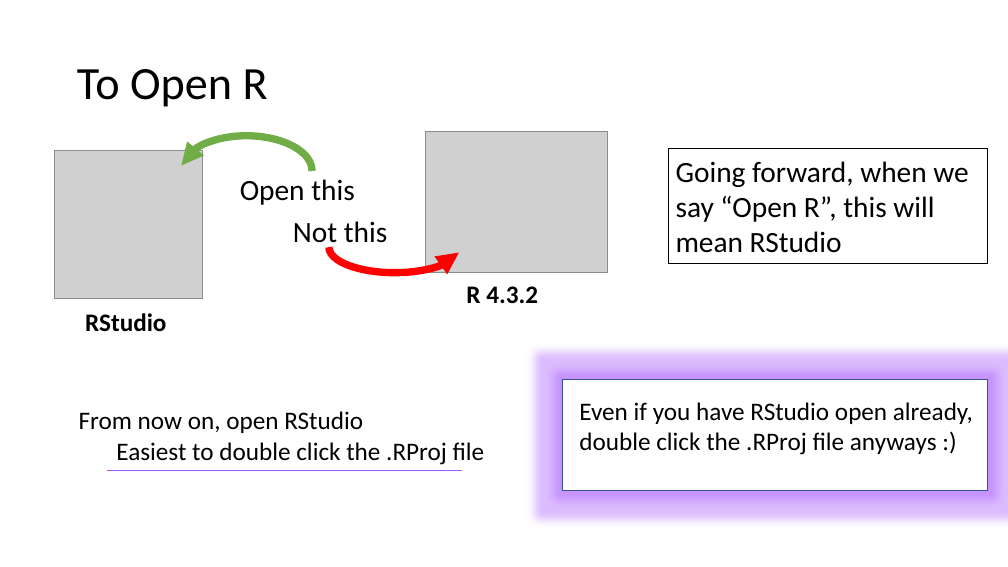
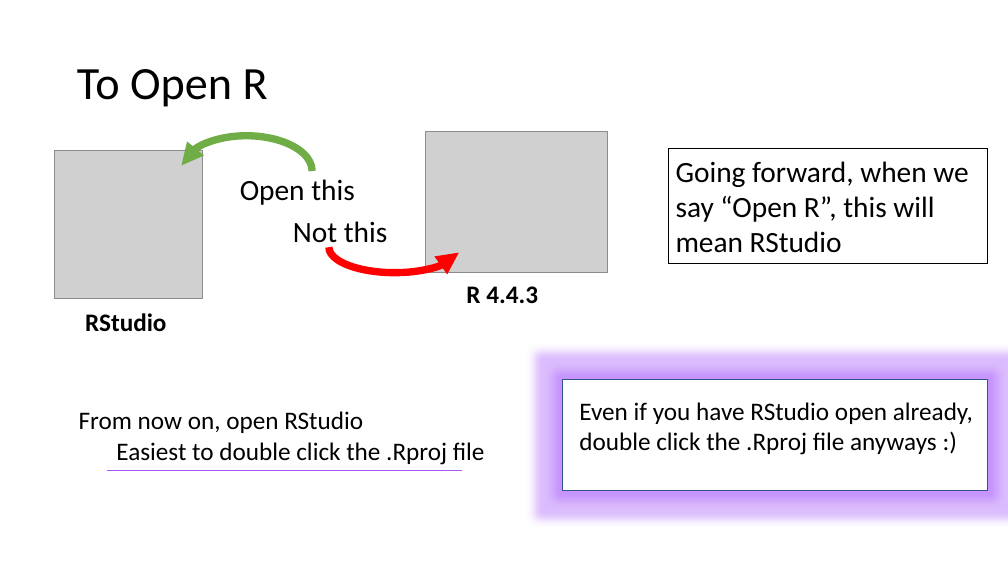
Before and after one commit to ADFG-DSF/ADFG_R_Intro_Workshop_2025, a slide deck: slide 3 of presentations/2 - About R and RStudio.pptx. Drawn at 1008x567 pixels with LibreOffice and Linux fonts; fonts in the diff are those of the drawing; grey boxes stand for pictures. Boxes give left, top, right and bottom in pixels: in the first picture for what was removed or moved away, otherwise in the second. Text is boxed around its words. In the diff, an @@ line names an element or a change of style, - is before the commit and + after.

```diff
--- a/presentations/2 - About R and RStudio.pptx
+++ b/presentations/2 - About R and RStudio.pptx
@@ text at [466, 286, 538, 303]: text changed @@
-R 4.3.2
+R 4.4.3
@@ text at [579, 402, 973, 455]: text changed @@
-Even if you have RStudio open already, double click the .RProj file anyways :)
+Even if you have RStudio open already, double click the .Rproj file anyways :)
@@ text at [116, 442, 485, 465]: text changed @@
-  Easiest to double click the .RProj file
+  Easiest to double click the .Rproj file
```
Also in this commit, not shown: 3 other slides changed, 2 slides added, 1 other file.
